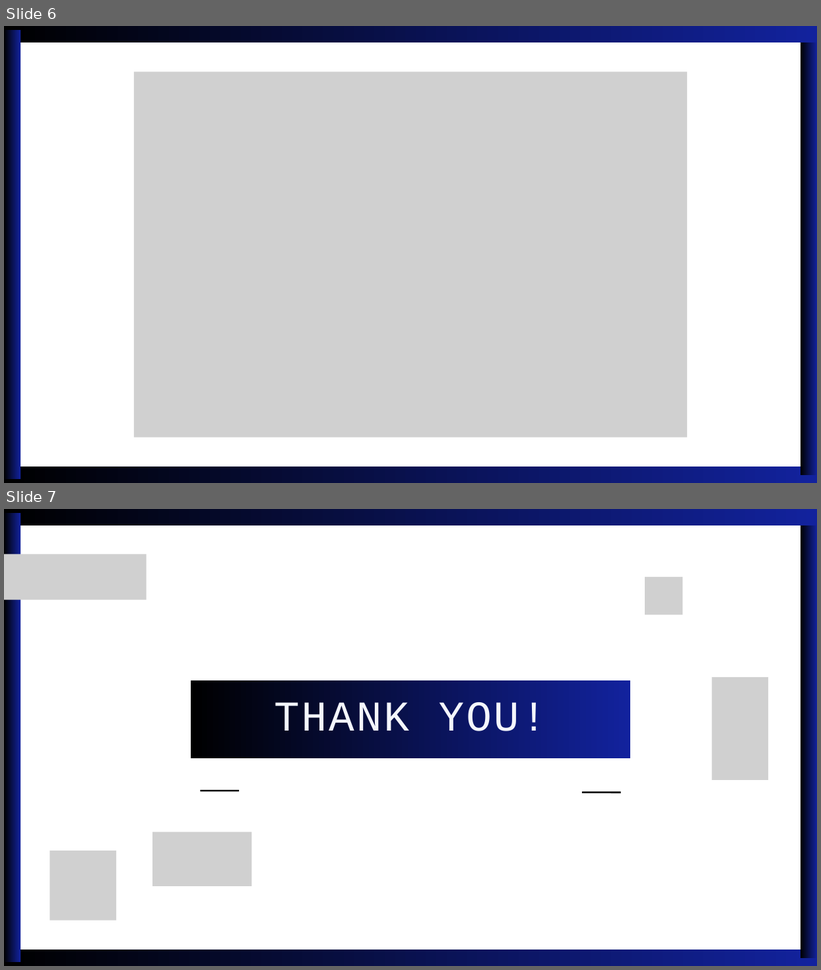
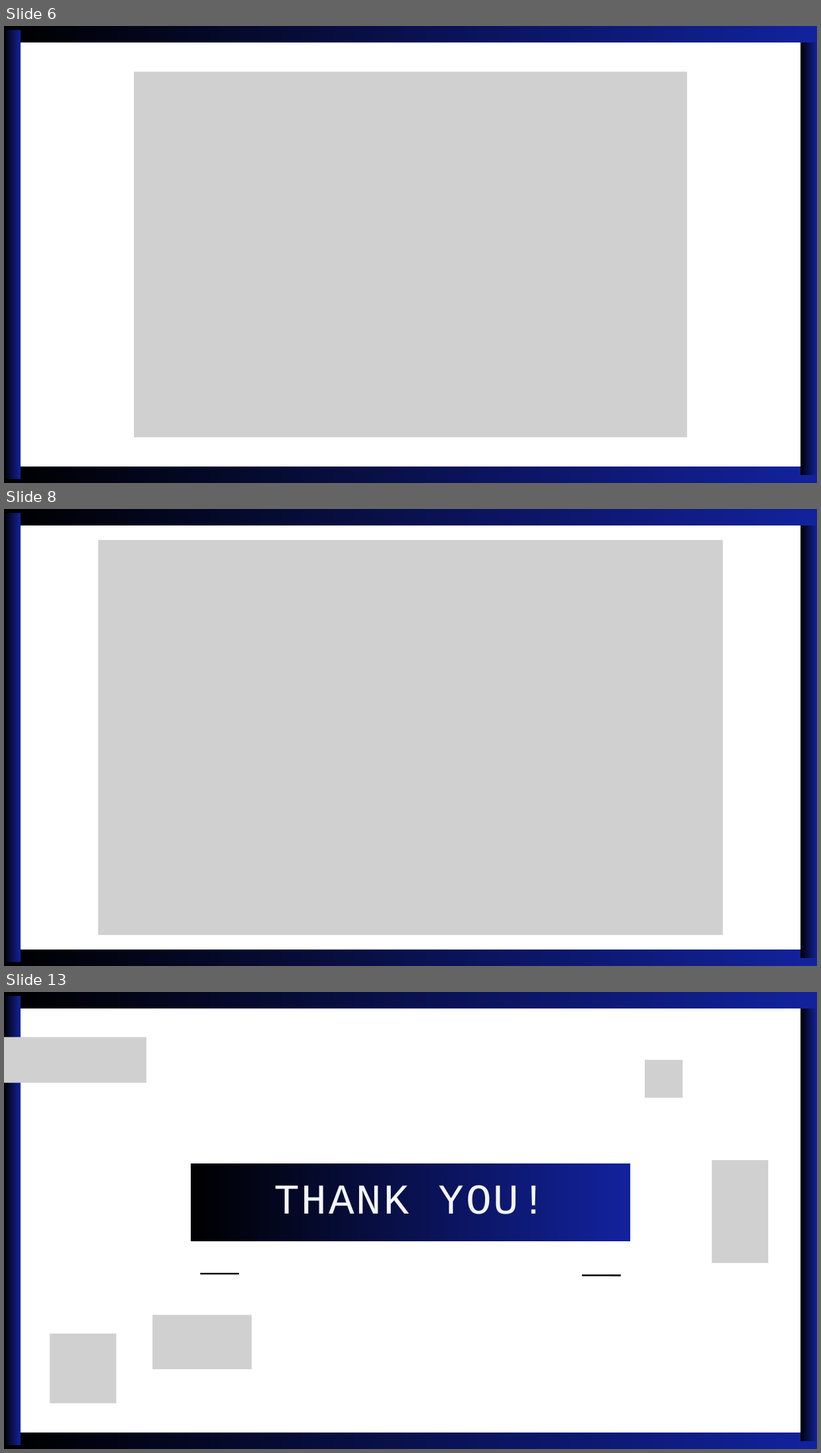
Before and after one commit to aliasif78/FoodMS, a slide deck: Presentation.pptx. Shown one above the other, each under a label of ours: slides 6 and 7 before the commit, slides 6, 8 and 13 after it; the slides between them are not shown. The pictures are 821x970 and 821x1453 pixels, drawn with LibreOffice and Linux fonts; fonts in the diff are those of the drawing; grey boxes stand for pictures. Boxes give left, top, right and bottom in pixels: in the first picture for what was removed or moved away, otherwise in the second. Text is boxed around its words. In the diff, an @@ line names an element or a change of style, - is before the commit and + after.

```diff
--- a/Presentation.pptx
+++ b/Presentation.pptx
@@ slide 8 added at (x1=4, y1=509, x2=817, y2=966), background #FFFFFF @@
@@ freeform shape added at (x1=4, y1=509, x2=817, y2=525), fill gradient #000000 to #12229D @@
@@ freeform shape added at (x1=4, y1=513, x2=20, y2=962), fill gradient #000000 to #12229D @@
@@ freeform shape added at (x1=801, y1=517, x2=817, y2=958), fill gradient #000000 to #12229D @@
@@ picture added at (x1=98, y1=540, x2=723, y2=935) @@
@@ freeform shape added at (x1=4, y1=950, x2=817, y2=966), fill gradient #000000 to #12229D @@
@@ what was slide 7 is now slide 13 @@
```
Also in this commit, not shown: 1 slide changed, 5 other slides added.
